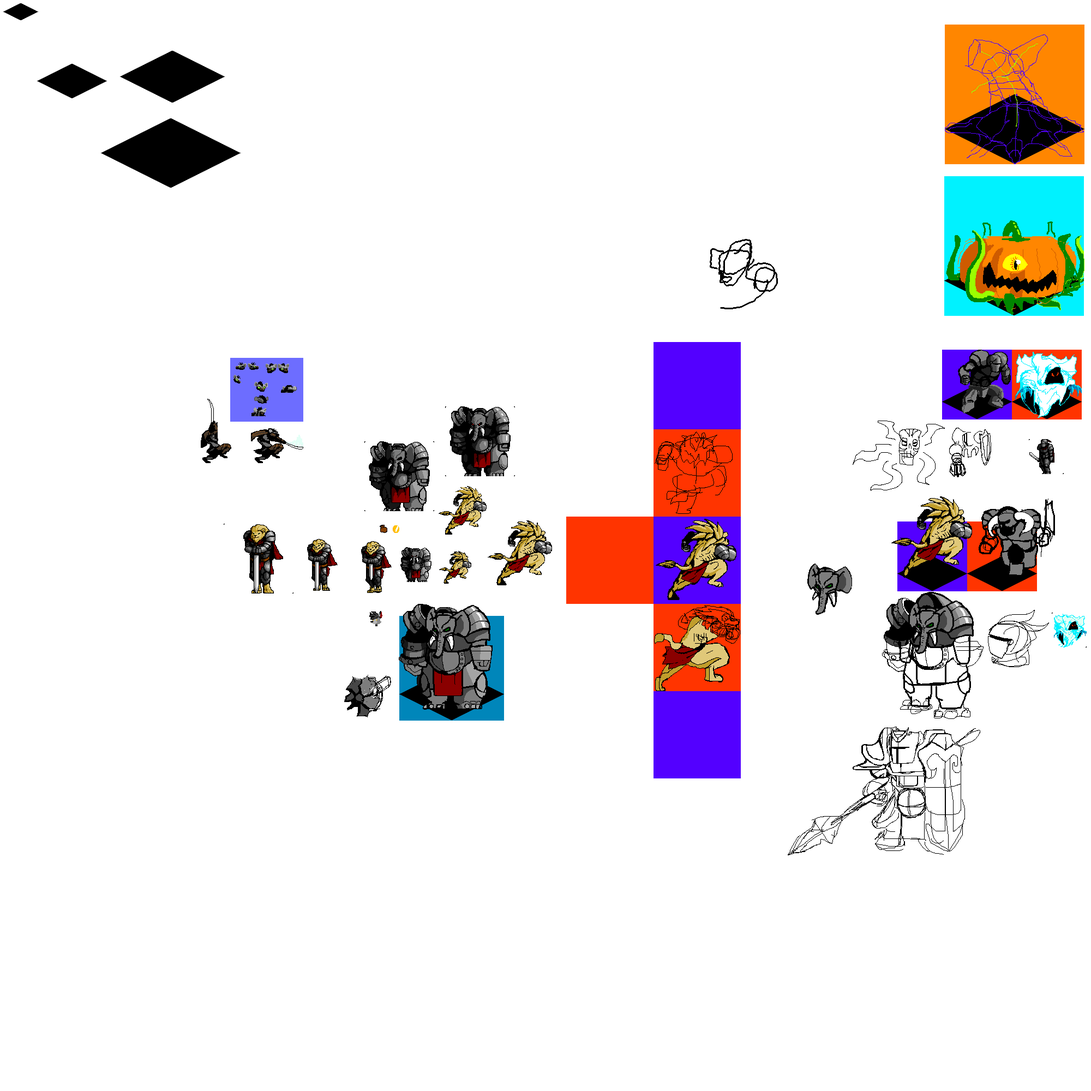
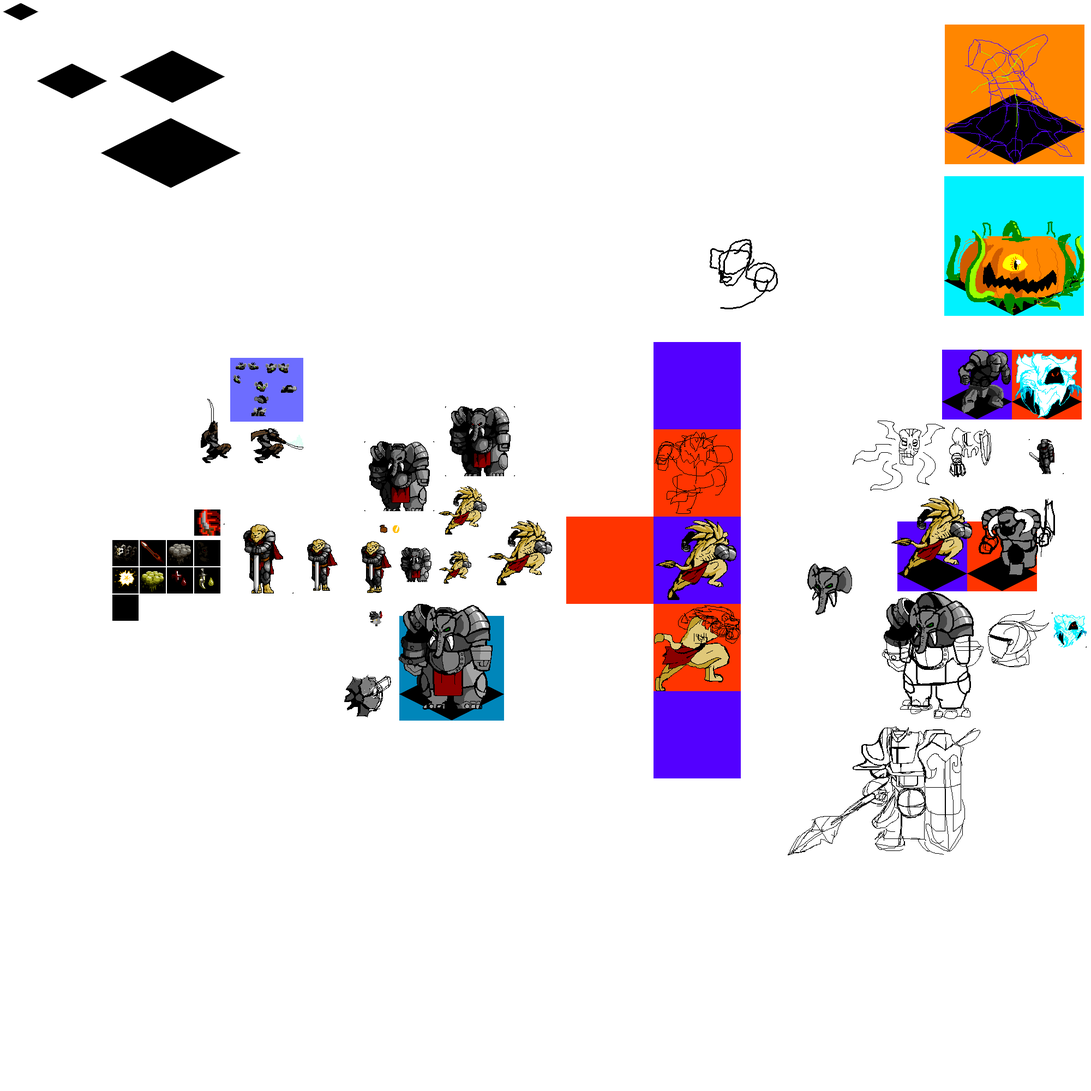
The second 1091px x 1091px image is a revision of the first. Changes to its layers:
painted on "New Layer" over 112, 509, 221, 622
